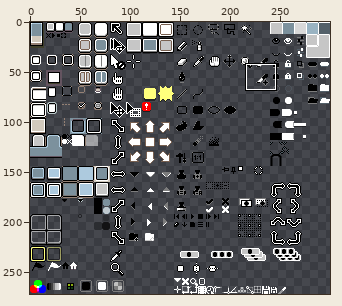
One commit to this sprite sheet: data/themes/default/sheet.png. The first picture is a wide view before the edit; the outline marks the close-up.
Close-up. As it was:
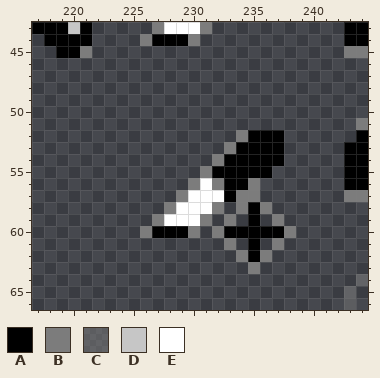
The file is 300x272 pixels. Colours within 5 levels of each other are drawn and written as one. Shown: x 217..244, y 43..66.
Palette (. is transparent): A #000000  B #7c7c7c  C #7d7d7d80  D #c6c6c6  E #ffffff
Pixels before, first column x 217:
43 AAADA.....BEEEB...........AA
44 .AAAA....BAAAB............AA
45 ..AAB.....................BB
46 ............................
47 ............................
48 ............................
49 ............................
50 ............................
51 ...........................B
52 .................BAAA......A
53 ................BAAAA.....AA
54 ...............BAAAAA.....AA
55 ..............BAAAAA......AA
56 .............BEBAAB.......AA
57 ............BEEEABB.......BB
58 ...........BEEEB.BAB........
59 ..........BEEEB.B.A.B.......
60 .........BAAAB.BAAAAAB......
61 ................B.A.B.......
62 .................BAB........
63 ..................B.........
64 ...........................C
65 ..........................C.
66 ..........................C.
After the commit:
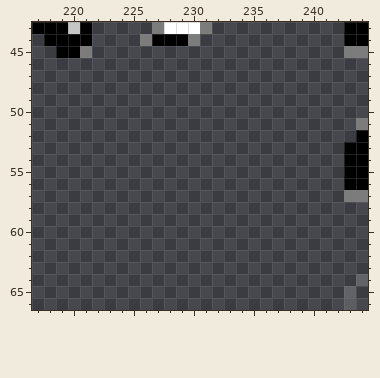
Changes in this commit:
y 52: x 234..237 BAAA -> ....
y 53: x 233..237 BAAAA -> .....
y 54: x 232..237 BAAAAA -> ......
y 55: x 231..236 BAAAAA -> ......
y 56: x 230..235 BEBAAB -> ......
y 57: x 229..235 BEEEABB -> .......
y 58: x 228..232 BEEEB -> .....; x 234..236 BAB -> ...
y 59: x 227..231 BEEEB -> .....; x 233 B -> .; x 235 A -> .; x 237 B -> .
y 60: x 226..230 BAAAB -> .....; x 232..238 BAAAAAB -> .......
y 61: x 233 B -> .; x 235 A -> .; x 237 B -> .
y 62: x 234..236 BAB -> ...
y 63: x 235 B -> .
Pixel boxes of the changes (left, top, right, bottom) in both close-ups:
erased: (140, 130, 296, 274)
